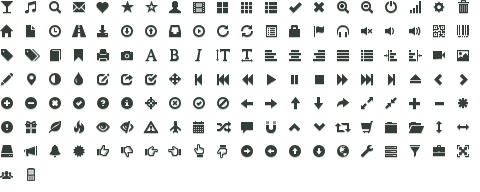
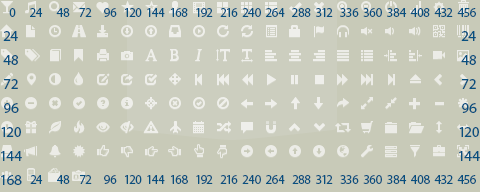
Comparing the layer stacks of the two 480px x 192px images. Changes:
added group "REFERENCIAS" with 4 layers above "NIVELES" over [1, 8, 480, 185]
added layer "24 48 72 96 120 144 168 192 216 240 264" in group "REFERENCIAS" over [30, 175, 476, 184]
added layer "0 24 48 72 96 120 144 168 192 216 240" in group "REFERENCIAS" over [9, 8, 476, 17]
added layer "24 48 72 96 120 144 168" in group "REFERENCIAS" over [1, 31, 22, 185]
added layer "24 48 72 96 120 144" in group "REFERENCIAS" over [459, 31, 480, 161]
added group "PAPER" (1st of 2) (65%) with 5 layers above "PAPER" over [0, 0, 469, 182]
added layer "Capa 0" (1st of 5, in "PAPER") in group "PAPER" over [0, 0, 469, 159]
added layer "glyphicons_352_nameplate" (1st of 5, in "PAPER") in group "PAPER" over [72, 170, 85, 181]
added layer "glyphicons_350_shopping_bag" (1st of 5, in "PAPER") in group "PAPER" over [48, 168, 60, 182]
added layer "glyphicons_139_phone" (1st of 5, in "PAPER") in group "PAPER" over [27, 168, 35, 181]
added layer "glyphicons_043_group" (1st of 5, in "PAPER") in group "PAPER" over [0, 171, 13, 179]
hid group "PAPER-71" (5 layers) over [0, 0, 469, 182]
showed "Rectángulo 1" over [0, 0, 480, 192]
